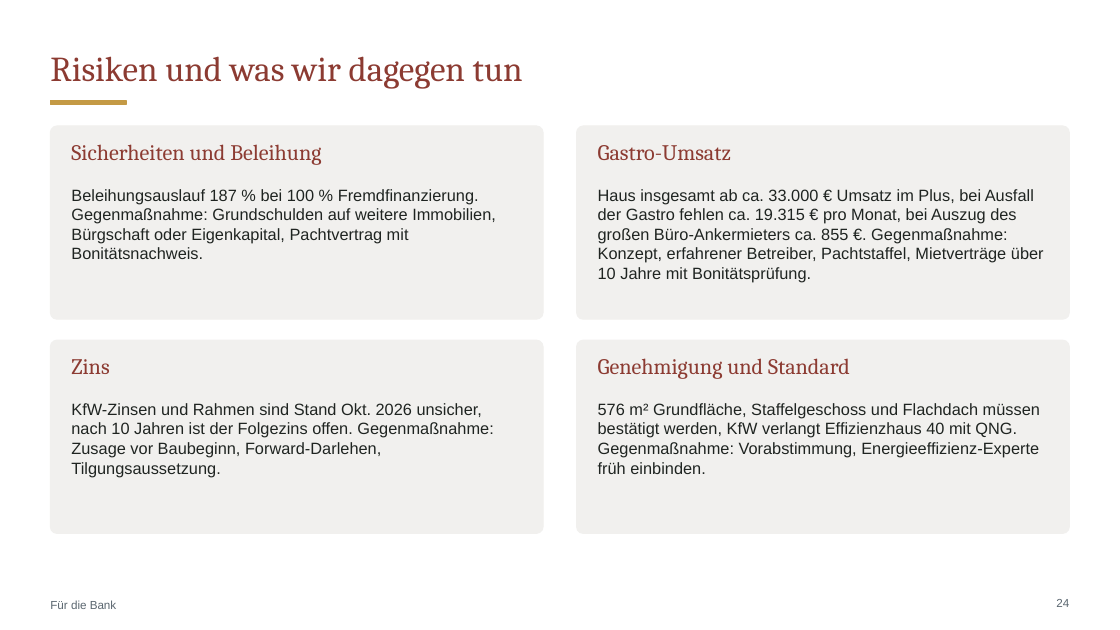
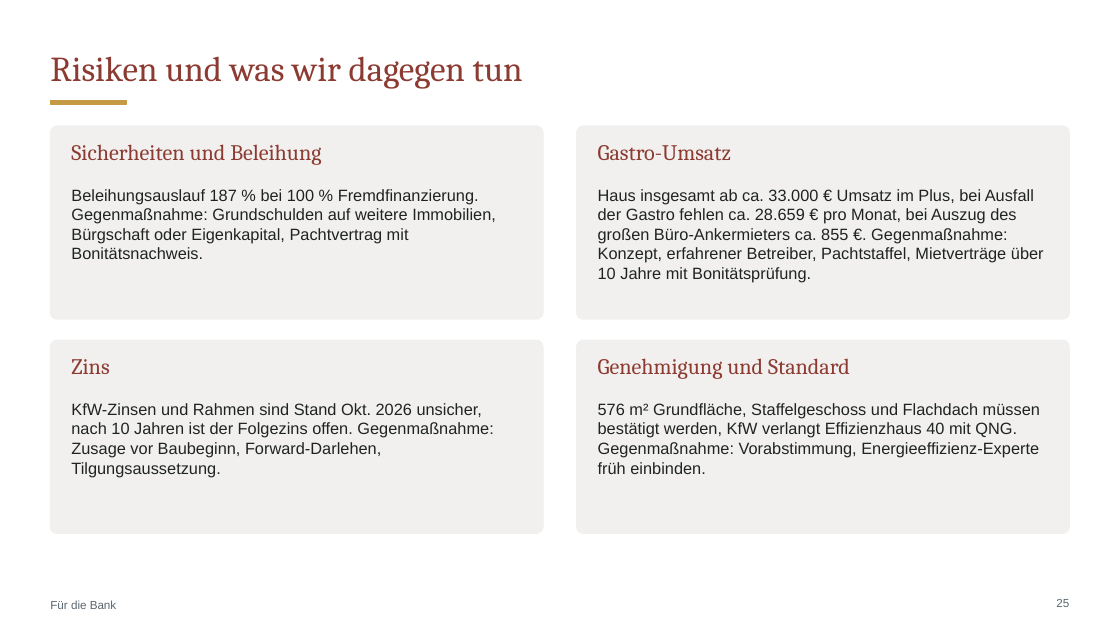
Before and after one commit to CartoonUsername/bau-projekt, a slide deck: slide 25 of praesentation/Neue-Mitte-Werlte_Baufeld3_8-Wohnungen_Grosse-Gastro-EG.pptx (slide 24 before the commit). Drawn at 1120x630 pixels with LibreOffice and Linux fonts; fonts in the diff are those of the drawing. Boxes give left, top, right and bottom in pixels: in the first picture for what was removed or moved away, otherwise in the second. Text is boxed around its words. In the diff, an @@ line names an element or a change of style, - is before the commit and + after.

```diff
--- a/praesentation/Neue-Mitte-Werlte_Baufeld3_8-Wohnungen_Grosse-Gastro-EG.pptx
+++ b/praesentation/Neue-Mitte-Werlte_Baufeld3_8-Wohnungen_Grosse-Gastro-EG.pptx
@@ text at (598, 189, 1044, 283): text changed @@
-Haus insgesamt ab ca. 33.000 € Umsatz im Plus, bei Ausfall der Gastro fehlen ca. 19.315 € pro Monat, bei Auszug des großen Büro-Ankermieters ca. 855 €. Gegenmaßnahme: Konzept, erfahrener Betreiber, Pachtstaffel, Mietverträge über 10 Jahre mit Bonitätsprüfung.
+Haus insgesamt ab ca. 33.000 € Umsatz im Plus, bei Ausfall der Gastro fehlen ca. 28.659 € pro Monat, bei Auszug des großen Büro-Ankermieters ca. 855 €. Gegenmaßnahme: Konzept, erfahrener Betreiber, Pachtstaffel, Mietverträge über 10 Jahre mit Bonitätsprüfung.
@@ page number at (1056, 599, 1069, 607): text changed @@
-24
+25
```
Also in this commit, not shown: 7 other slides changed, 1 slide added, 13 other files.
